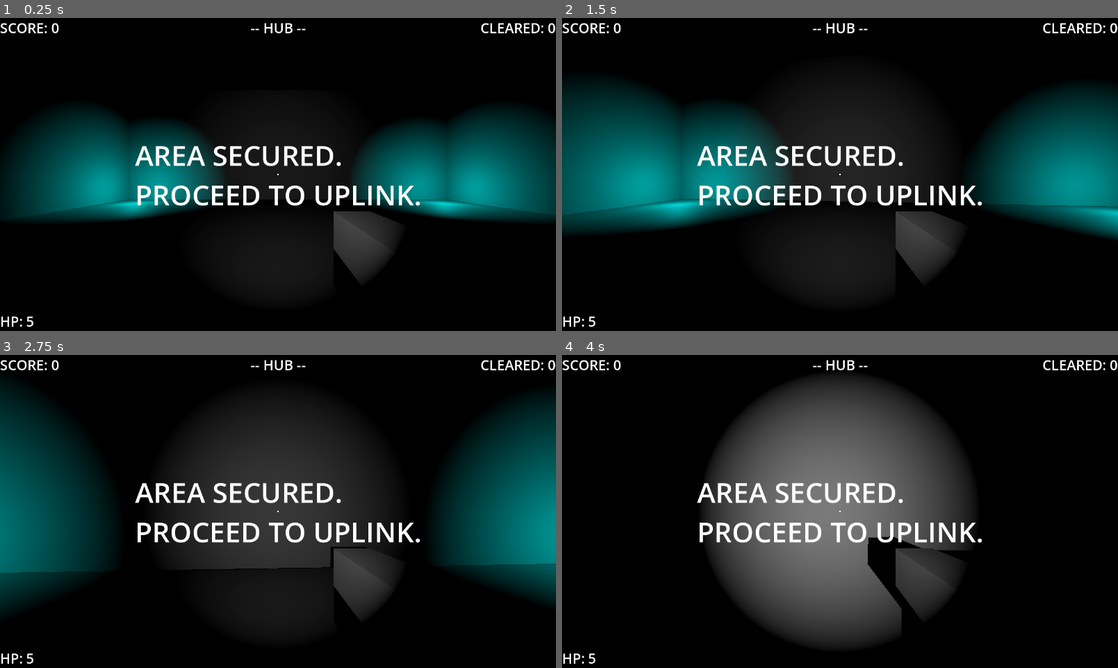
Above: before the commit, frames 1-4 (two rows, left to right).
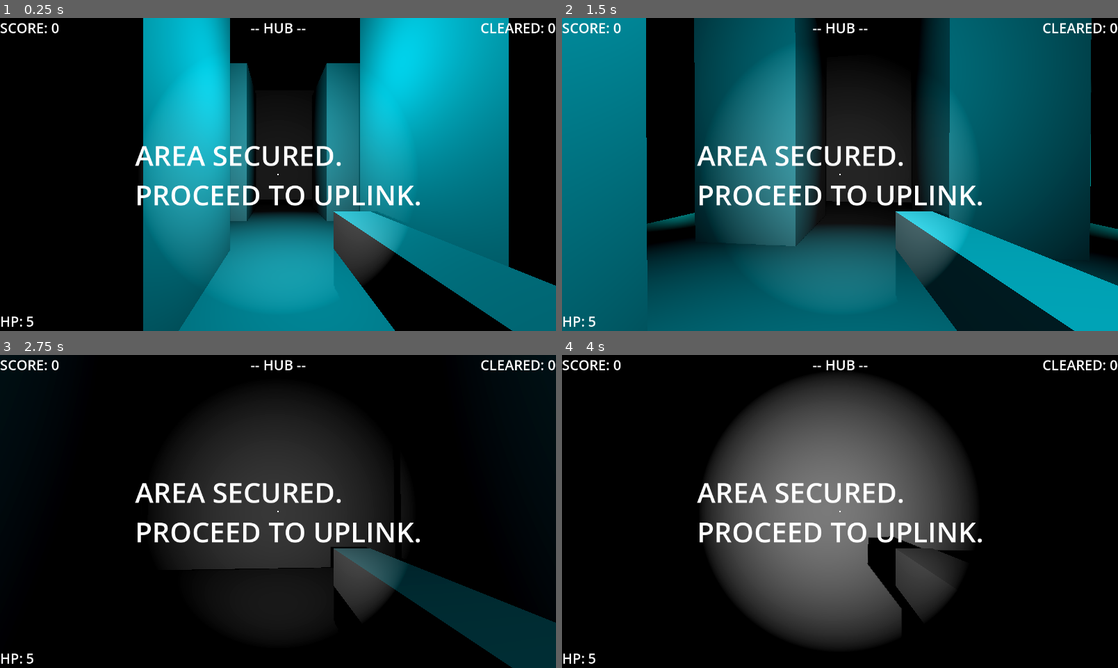
Above: after the commit, the same moments.

Repository: EnderiousGaming/R0-0TRoguelike
Game: Godot game, scene res://scenes/world_a.tscn
Same seed, same stepped clock (60 frames per second), same inputs: the game is played once before the commit and once after it. This scene is started directly instead of the project's main scene.
Inputs (mouse positions are in pixels of both pictures, inside the frame that each line leads up to):
- Up to frame 1 (0.25 s): no input
- Up to frame 2 (1.5 s): tap Enter (ui_accept) at 0.5, 0.77 s; move the mouse to (867, 174) at 0.52 s; press the mouse at (867, 174) at 0.53 s; hold Up (ui_up) from 0.53 s (still down); move the mouse to (812, 174) at 1.27 s; release the mouse at (812, 174) at 1.28 s; click (812, 174) at 1.35 s
- Up to frame 3 (2.75 s): keep holding Up (ui_up); tap Enter (ui_accept) at 1.52 s; move the mouse to (289, 505) at 2.02 s; press the mouse at (289, 505) at 2.03 s
- Up to frame 4 (4 s): keep holding Up (ui_up); move the mouse to (834, 517) at 2.77 s; release the mouse at (834, 517) at 2.78 s; click (834, 517) at 2.85 s; tap Enter (ui_accept) at 3.02, 3.77 s; move the mouse to (878, 514) at 3.52 s; press the mouse at (878, 514) at 3.53 s

The runs differ from the first frame. In frame 1, 60% of the frame differs, in the area x 0-100%, y 0-100%; in frame 2, 76%; in frame 3, 24%; in frame 4, nothing differs.

Commit message:
Created the server farm arena

Diff:
--- a/scenes/world_a.tscn
+++ b/scenes/world_a.tscn
@@ -93,4 +93,70 @@
 [node name="Portal" parent="." unique_id=1907718005 instance=ExtResource("5_jrenj")]
 transform = Transform3D(1, 0, 0, 0, 1, 0, 0, 0, 1, -0.17625761, 1, 13.444528)
 
+[node name="ServerTower" type="CSGBox3D" parent="." unique_id=2125688354]
+transform = Transform3D(1, 0, 0, 0, 1, 0, 0, 0, 1, 10.074635, 3.7271252, 0)
+use_collision = true
+size = Vector3(3, 8, 4)
+
+[node name="ServerTower2" type="CSGBox3D" parent="." unique_id=265350851]
+transform = Transform3D(1, 0, 0, 0, 1, 0, 0, 0, 1, 3.0873847, 3.7271252, 0)
+use_collision = true
+size = Vector3(3, 8, 4)
+
+[node name="ServerTower3" type="CSGBox3D" parent="." unique_id=1704292965]
+transform = Transform3D(1, 0, 0, 0, 1, 0, 0, 0, 1, -3.8580198, 3.7271252, 0)
+use_collision = true
+size = Vector3(3, 8, 4)
+
+[node name="ServerTower4" type="CSGBox3D" parent="." unique_id=1008681332]
+transform = Transform3D(1, 0, 0, 0, 1, 0, 0, 0, 1, -10.535864, 3.7271252, 0)
+use_collision = true
+size = Vector3(3, 8, 4)
+
+[node name="ServerTower5" type="CSGBox3D" parent="." unique_id=1347887190]
+transform = Transform3D(1, 0, 0, 0, 1, 0, 0, 0, 1, -10.535864, 3.7271252, 8.239609)
+use_collision = true
+size = Vector3(3, 8, 4)
+
+[node name="ServerTower6" type="CSGBox3D" parent="." unique_id=750522319]
+transform = Transform3D(1, 0, 0, 0, 1, 0, 0, 0, 1, -10.535864, 3.7271252, -7.792078)
+use_collision = true
+size = Vector3(3, 8, 4)
+
+[node name="ServerTower7" type="CSGBox3D" parent="." unique_id=1948104010]
+transform = Transform3D(1, 0, 0, 0, 1, 0, 0, 0, 1, -3.918392, 3.7271252, -7.792078)
+use_collision = true
+size = Vector3(3, 8, 4)
+
+[node name="ServerTower8" type="CSGBox3D" parent="." unique_id=1825617376]
+transform = Transform3D(1, 0, 0, 0, 1, 0, 0, 0, 1, 2.9875417, 3.7271252, -7.792078)
+use_collision = true
+size = Vector3(3, 8, 4)
+
+[node name="ServerTower9" type="CSGBox3D" parent="." unique_id=1609708637]
+transform = Transform3D(1, 0, 0, 0, 1, 0, 0, 0, 1, 9.7978525, 3.7271252, -7.792078)
+use_collision = true
+size = Vector3(3, 8, 4)
+
+[node name="ServerTower10" type="CSGBox3D" parent="." unique_id=409289203]
+transform = Transform3D(1, 0, 0, 0, 1, 0, 0, 0, 1, 9.7978525, 3.7271252, 8.355383)
+use_collision = true
+size = Vector3(3, 8, 4)
+
+[node name="ServerTower11" type="CSGBox3D" parent="." unique_id=1255059786]
+transform = Transform3D(1, 0, 0, 0, 1, 0, 0, 0, 1, 3.1814733, 3.7271252, 8.355383)
+use_collision = true
+size = Vector3(3, 8, 4)
+
+[node name="ServerTower12" type="CSGBox3D" parent="." unique_id=1560277827]
+transform = Transform3D(1, 0, 0, 0, 1, 0, 0, 0, 1, -3.8273098, 3.7271252, 8.355383)
+use_collision = true
+size = Vector3(3, 8, 4)
+
+[node name="OmniLight3D" type="OmniLight3D" parent="." unique_id=93069]
+transform = Transform3D(1, 0, 0, 0, 1, 0, 0, 0, 1, -0.25411558, 4.5813313, 0)
+light_color = Color(0, 0.89411765, 1, 1)
+light_energy = 5.0
+omni_range = 10.0
+
 [connection signal="timeout" from="WaveDirector/Timer" to="WaveDirector" method="_on_timer_timeout"]
